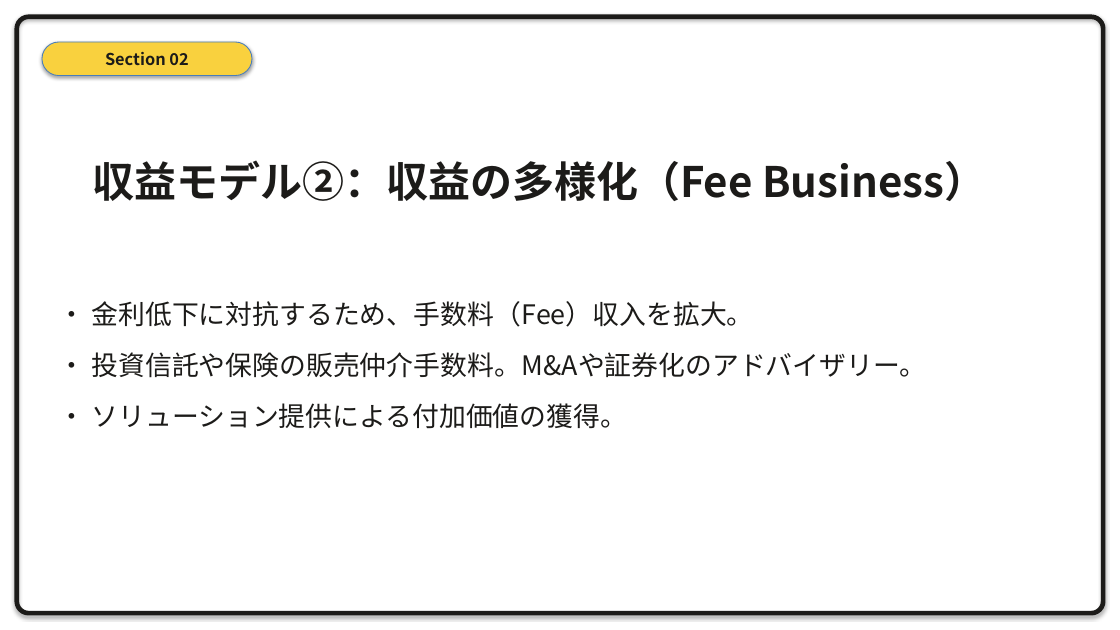
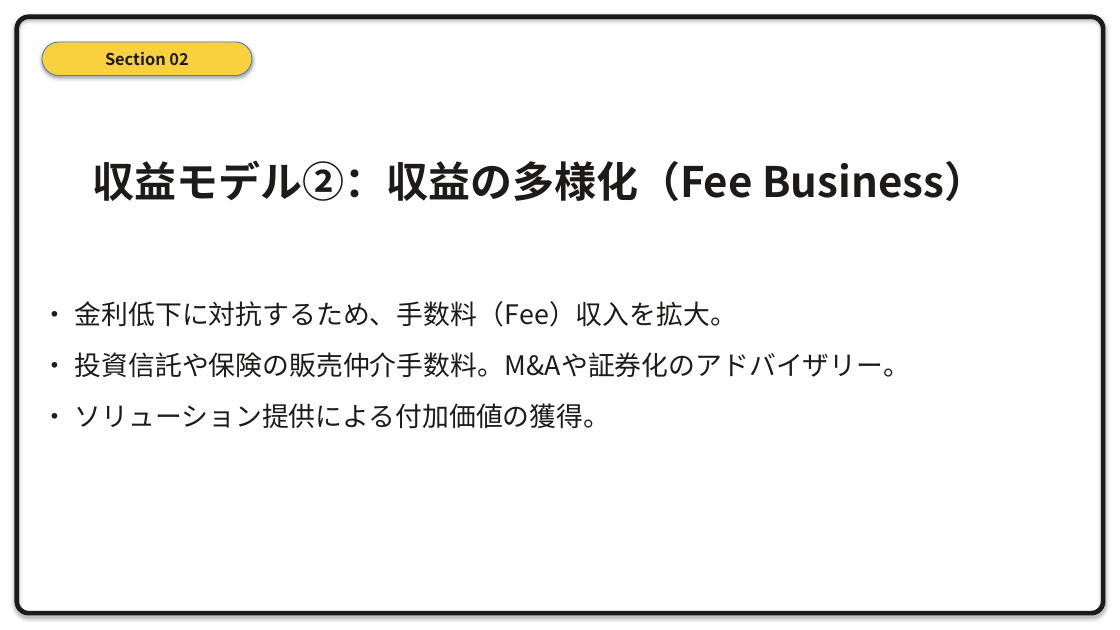
Before and after one commit to xilicrysta/bank-pptx, a slide deck: slide 12 of design-strategy/bank_strategy_presentation.pptx. Drawn at 1120x630 pixels with LibreOffice and Linux fonts; fonts in the diff are those of the drawing. Boxes give left, top, right and bottom in pixels: in the first picture for what was removed or moved away, otherwise in the second. Text is boxed around its words. In the diff, an @@ line names an element or a change of style, - is before the commit and + after.

```diff
--- a/design-strategy/bank_strategy_presentation.pptx
+++ b/design-strategy/bank_strategy_presentation.pptx
@@ text "• 金利低下に対抗するため、手数料（Fee）収入を拡大。": place and size @@
-text "• 金利低下に対抗するため、手数料（Fee）収入を拡大。" at [91,301,926,429]
+text "• 金利低下に対抗するため、手数料（Fee）収入を拡大。" at [75,301,910,429]
```
Also in this commit, not shown: 13 other slides changed, 1 other file.
